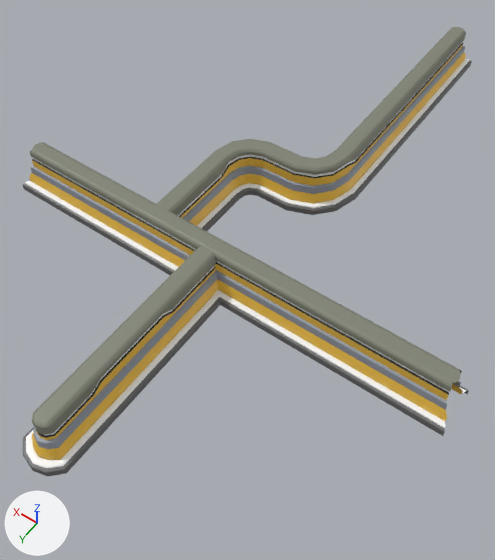
Before and after pictures for a commit that changed the FBX model Assets/Models/Level13/Level13_Small_walls.fbx.
Both versions are drawn from a 50 mm camera at (-1.88, 2.72, 3.78) aimed at (-0.06, 0.16, -0.23). Arrows for +X, +Y and +Z are at lower left; the lights stay in place. Where no turn or scale is listed for an object, it has been applied to the vertices.

In view in the first picture: 'Small_wall_L14', 'Small_wallv1_7', 'Small_wallv2_8'.
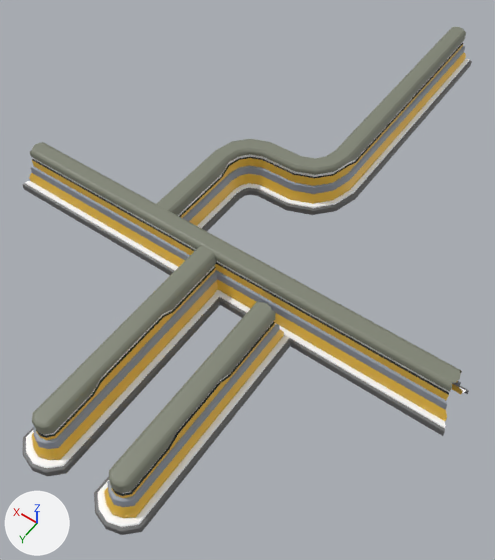
Location of each change, (x1, y1, x2, y2) in pixels of the pictures (495 x 560 px):
'Small_wallv1_11', added: after (94, 301, 290, 535)
    faces in mat_wall_blue_for_pipe (grey #818575): (109, 301, 276, 493)
    faces in mat_wall_gold (yellow #f4c342): (104, 323, 284, 518)
    faces in mat_wall_white (white #ffffff): (98, 335, 289, 527)
    faces in mat_wall_metal (dark grey #6d6d6d): (94, 340, 290, 535)
    faces in mat_wall_base (grey #939aa6): (107, 324, 280, 507)

The change, as a diff of the scene's bpy script:
```diff
--- a/Assets/Models/Level13/Level13_Small_walls.fbx.py
+++ b/Assets/Models/Level13/Level13_Small_walls.fbx.py
@@ me_mesh_003 @@
+me_mesh_003.from_pydata(...)  # 204 vertices, 184 faces; spans x -0.17..0.17, y -0.35..1.27, z -0.2..0.17
+# faces by material slot: [30, 32, 24, 24, 32, 14, 28]
+me_mesh_003.materials.append(mat_wall_blue_for_pipe)  # grey #818575
+me_mesh_003.materials.append(mat_wall_gold)  # yellow #f4c342
+me_mesh_003.materials.append(mat_wall_white)  # white #ffffff
+me_mesh_003.materials.append(mat_wall_metal)  # dark grey #6d6d6d
+me_mesh_003.materials.append(mat_wall_base)  # grey #939aa6
+me_mesh_003.materials.append(mat_lambert4)  # white #ffffff
+me_mesh_003.materials.append(mat_wall_contour_black)  # black #000000
@@ ob_small_wallv1_11 @@
+ob_small_wallv1_11 = bpy.data.objects.new('Small_wallv1_11', me_mesh_003)
+ob_small_wallv1_11.location = (-0.526, 0.887, 0.173)
```
